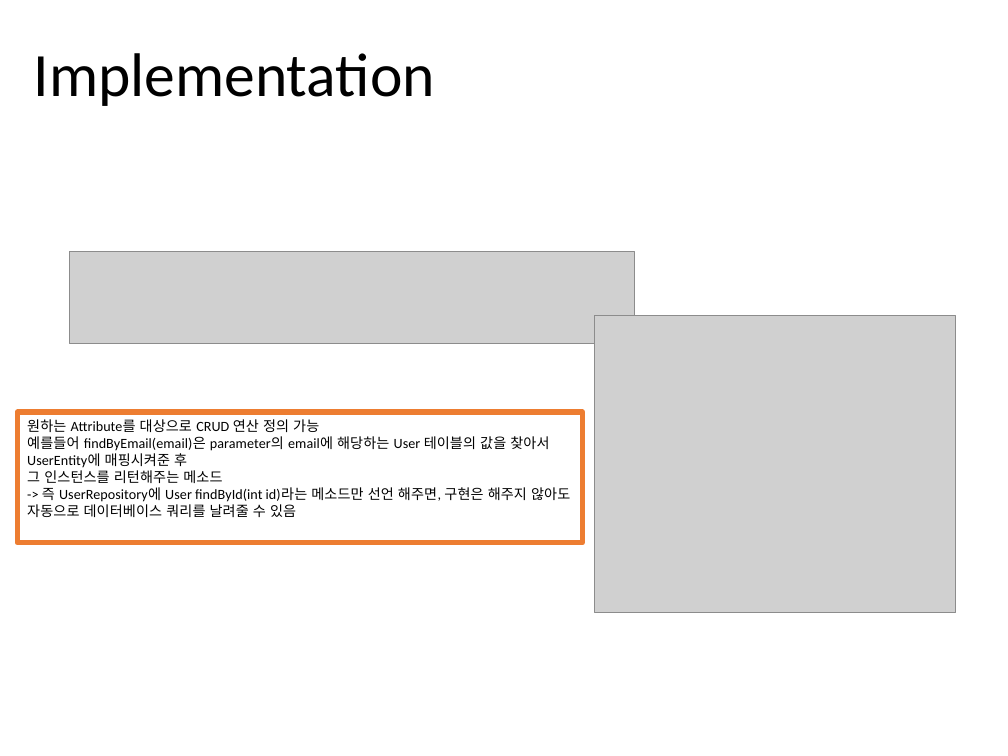
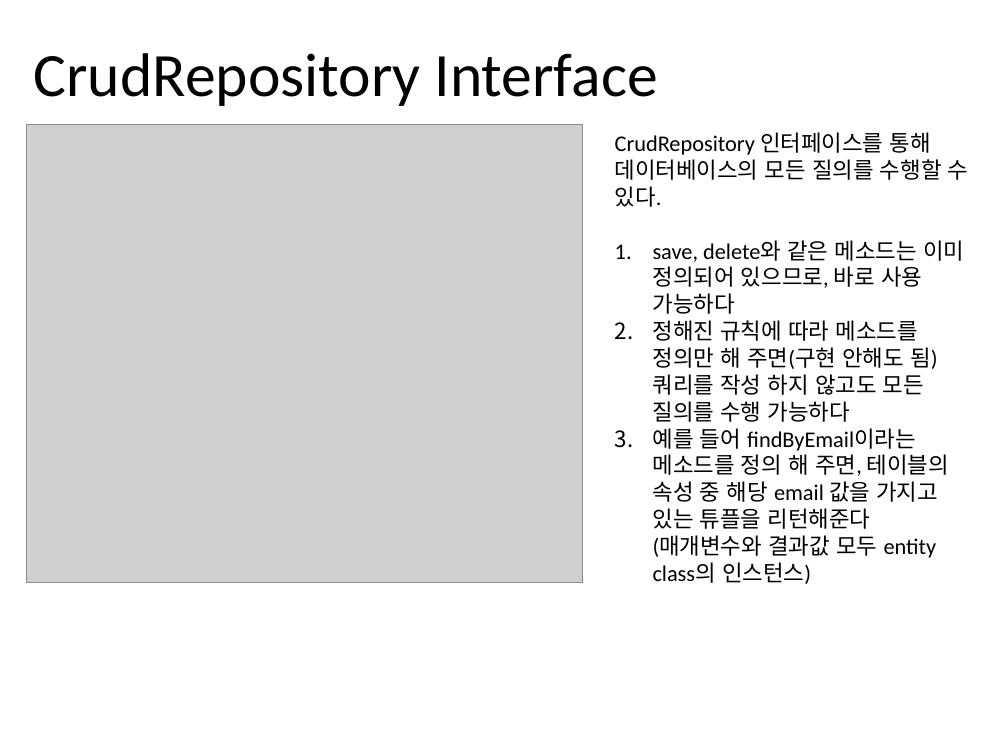
Before and after one commit to jisukim97/ChemicalManagementApplication, a slide deck: slide 5 of Document/2_Software Architect Documentation/Software Architecture Documentation 1.0.pptx (slide 6 before the commit). Drawn at 1008x756 pixels with LibreOffice and Linux fonts; fonts in the diff are those of the drawing; grey boxes stand for pictures. Boxes give left, top, right and bottom in pixels: in the first picture for what was removed or moved away, otherwise in the second. Text is boxed around its words. In the diff, an @@ line names an element or a change of style, - is before the commit and + after.

```diff
--- a/Document/2_Software Architect Documentation/Software Architecture Documentation 1.0.pptx
+++ b/Document/2_Software Architect Documentation/Software Architecture Documentation 1.0.pptx
@@ title at [34,53,658,106]: text changed @@
-Implementation
+CrudRepository Interface
@@ picture: place and size @@
-picture at [595,316,956,613]
+picture at [26,124,582,582]
@@ text added at [615,132,969,584], 16 pt, text #000000 @@
+CrudRepository 인터페이스를 통해 데이터베이스의 모든 질의를 수행할 수 있다.
+1. save, delete와 같은 메소드는 이미 정의되어 있으므로, 바로 사용 가능하다
+2. 정해진 규칙에 따라 메소드를 정의만 해 주면(구현 안해도 됨) 쿼리를 작성 하지 않고도 모든 질의를 수행 가능하다
+3. 예를 들어 findByEmail이라는 메소드를 정의 해 주면, 테이블의 속성 중 해당 email 값을 가지고 있는 튜플을 리턴해준다 (매개변수와 결과값 모두 entity class의 인스턴스)
@@ picture removed at [70,251,634,344] @@
@@ rectangle removed at [17,412,583,542] @@
-원하는 Attribute를 대상으로 CRUD 연산 정의 가능
-예를들어 findByEmail(email)은 parameter의 email에 해당하는 User 테이블의 값을 찾아서 UserEntity에 매핑시켜준 후
-그 인스턴스를 리턴해주는 메소드
--> 즉 UserRepository에 User findById(int id)라는 메소드만 선언 해주면, 구현은 해주지 않아도 자동으로 데이터베이스 쿼리를 날려줄 수 있음
```
Also in this commit, not shown: 3 other slides changed, 4 slides added, 4 slides removed, 5 other files.
